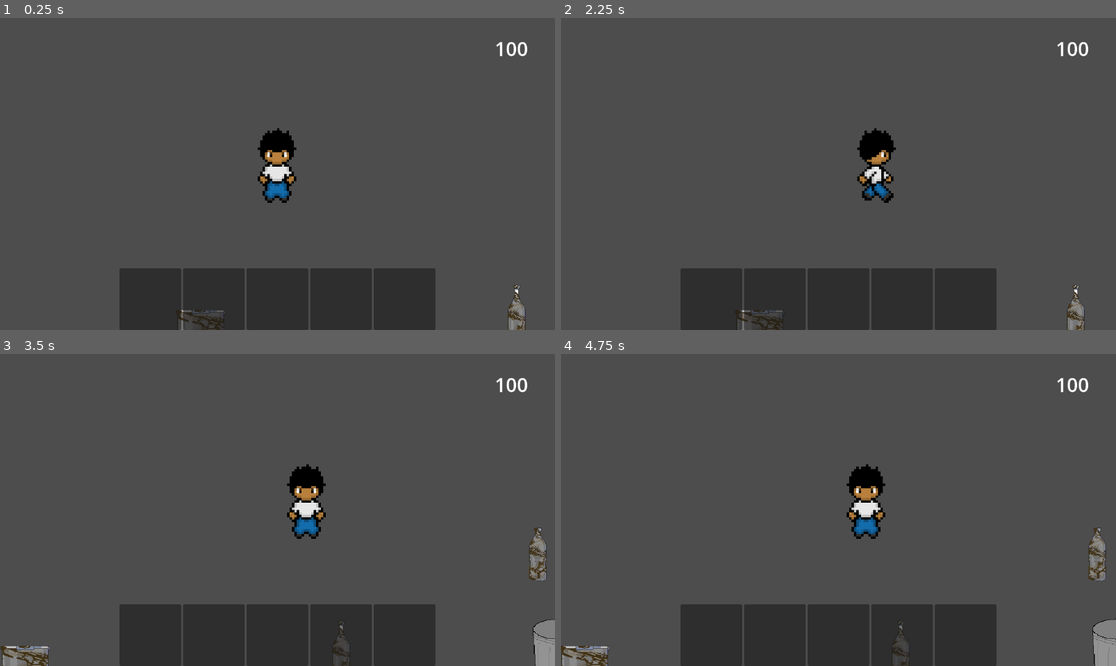
Above: before the commit, frames 1-4 (two rows, left to right).
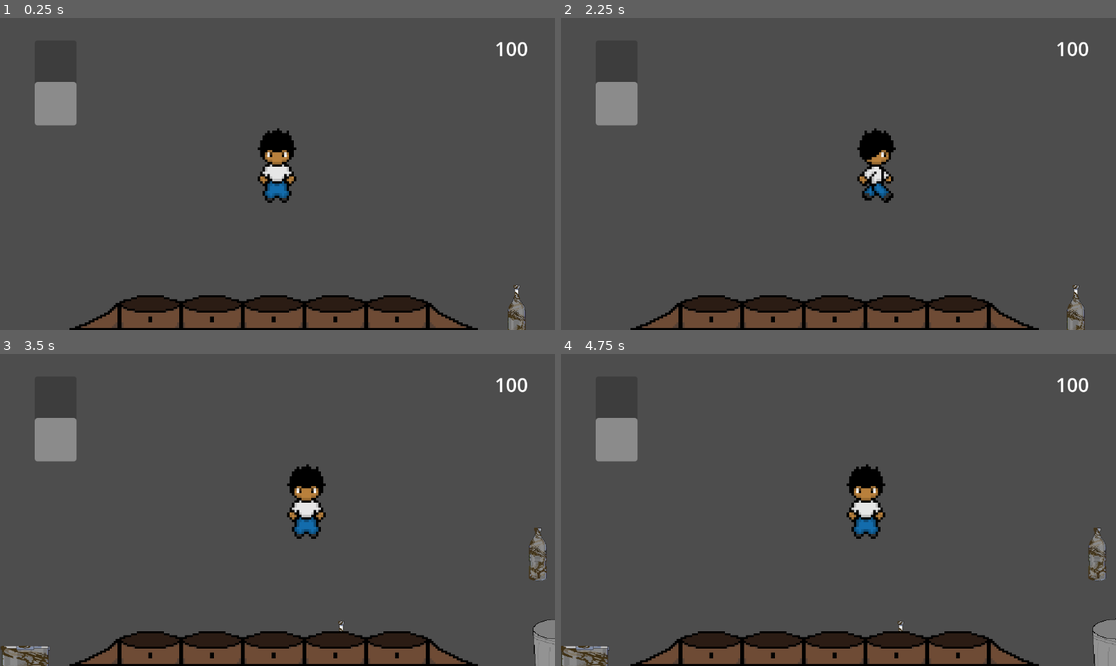
Above: after the commit, the same moments.

Repository: thisotherguyalso/KAILOG-Game
Game: Godot game, scene res://test_scene.tscn
Same seed, same stepped clock (60 frames per second), same inputs: the game is played once before the commit and once after it. This scene is started directly instead of the project's main scene. The engine's default icon, where the game draws it, is replaced by a stand-in: a white triangle on a blue panel in a dark square.
Inputs (mouse positions are in pixels of both pictures, inside the frame that each line leads up to):
- Up to frame 1 (0.25 s): no input
- Up to frame 2 (2.25 s): tap Enter at 0.5, 2 s; drag from (710, 298) to (1077, 314) at 0.52 s; tap Space at 1.25 s; drag from (777, 298) to (1077, 314) at 1.27 s; move the mouse to (838, 298) at 2.02 s; hold Right (ui_right) from 2.03 s (still down); hold Shift (sprint) from 2.03 s (still down); click (838, 298) at 2.17 s
- Up to frame 3 (3.5 s): release Right (ui_right) at 2.75 s; release Shift (sprint) at 2.75 s; drag from (338, 634) to (111, 463) at 2.77 s
- Up to frame 4 (4.75 s): drag from (966, 634) to (866, 510) at 3.52 s; tap Space at 4.25 s; drag from (672, 463) to (583, 650) at 4.27 s

The runs differ from the first frame. In frame 1, 13% of the frame differs, in the area x 6-87%, y 20-100%; in frame 2, 13%; in frame 3, 13%; in frame 4, 13%.

Commit message:
Flood meter fixes

Diff:
--- a/kailog-demo/FloatingItem/floating_item.tscn
+++ b/kailog-demo/FloatingItem/floating_item.tscn
@@ -6,6 +6,7 @@
 radius = 80.0
 
 [node name="FloatingItem" type="Area2D" unique_id=1402307360]
+z_index = 1
 collision_layer = 0
 collision_mask = 8
 script = ExtResource("1_8frwa")
--- a/kailog-demo/Globals/event_bus.gd
+++ b/kailog-demo/Globals/event_bus.gd
@@ -11,3 +11,7 @@
 signal money_changed(amount: float)
 signal item_purchase_requested(cost: float, item: Item)
 signal item_bought()
+
+## Points
+signal points_changed(amount: int)
+signal flood_meter_changed(points: int)
--- a/kailog-demo/Player/player.tscn
+++ b/kailog-demo/Player/player.tscn
@@ -5,7 +5,6 @@
 [ext_resource type="Script" uid="uid://dfju0tl5ha7qc" path="res://Player/movement_component.gd" id="4_gwnis"]
 [ext_resource type="Script" uid="uid://ca8wbfsruak5y" path="res://Player/inventory_component.gd" id="5_k53q1"]
 [ext_resource type="AudioStream" uid="uid://bcfnekkb7s3bs" path="res://Sounds/pickup.mp3" id="5_od3ui"]
-[ext_resource type="Script" uid="uid://xdb8r0rbno84" path="res://Player/money_component.gd" id="6_fhl08"]
 [ext_resource type="Script" uid="uid://dwnfd4bshbiau" path="res://Player/audio_component.gd" id="6_od3ui"]
 [ext_resource type="AudioStream" uid="uid://cil7ybifqbc8a" path="res://Sounds/walking.mp3" id="7_vtle1"]
 
@@ -161,9 +160,6 @@
 [node name="InventoryComponent" type="Node" parent="." unique_id=1940238054]
 script = ExtResource("5_k53q1")
 
-[node name="MoneyComponent" type="Node" parent="." unique_id=161918027]
-script = ExtResource("6_fhl08")
-
 [node name="AudioComponent" type="Node" parent="." unique_id=2009633941]
 script = ExtResource("6_od3ui")
 
--- a/kailog-demo/Stations/shop_station.gd
+++ b/kailog-demo/Stations/shop_station.gd
@@ -19,8 +19,17 @@
 func receive_item(item: Item) -> void:
 	var price := _get_sell_price(item)
 	EventBus.item_sold.emit(price)
+	EventBus.points_changed.emit(check_points(item))
 	$MoneySFX.play(0.50)
 	# TODO: show floating "+$X" feedback.
+
+func check_points(item: Item) -> int:
+	var container := item as ItemContainer
+	if container.state == container.ContainerState.DIRTY:
+		return -1
+	elif container.state == container.ContainerState.CLEAN:
+		return -3
+	return 0
 
 # ── Buying (click) ───────────────────────────────────────────────────────────
 
@@ -36,4 +45,5 @@
 	EventBus.item_purchase_requested.emit(buy_price)
 
 func _on_item_bought():
+
 	_spawn_pickup(item_for_sale)
--- a/kailog-demo/Stations/trash_station.gd
+++ b/kailog-demo/Stations/trash_station.gd
@@ -5,15 +5,20 @@
 @export var dirty_pickups : Array[ItemContainer]
 
 func can_receive(_item: Item) -> bool:
-
 	return true
-
 
 func receive_item(_item: Item) -> void:
 	$TrashSFX.play(0.74)
+	EventBus.points_changed.emit(check_points(_item))
 	# TODO: play destruction particles
-	pass  # Pickup already freed by base class.
 
+func check_points(item: Item) -> int:
+	var container := item as ItemContainer
+	if container.state == container.ContainerState.DIRTY:
+		return -2
+	elif container.state != container.ContainerState.CLEAN:
+		return 1
+	return 0
 
 # ── Getting stuff (click) ───────────────────────────────────────────────────────────
 
--- a/kailog-demo/UI/inventory_ui.tscn
+++ b/kailog-demo/UI/inventory_ui.tscn
@@ -2,6 +2,18 @@
 
 [ext_resource type="Script" uid="uid://ci63sd7yf4avd" path="res://UI/inventory_ui.gd" id="1_l6l0t"]
 [ext_resource type="Script" uid="uid://d02jojpjak33d" path="res://UI/inventory_slot.gd" id="2_dk10o"]
+[ext_resource type="Texture2D" uid="uid://bpy77fiybtxqo" path="res://Assets/UI/inventory_bag_back.png" id="2_t6nog"]
+[ext_resource type="Texture2D" uid="uid://0edh3ou8gguq" path="res://Assets/UI/inventory_bag_front.png" id="4_6128g"]
+
+[sub_resource type="StyleBoxEmpty" id="StyleBoxEmpty_t6nog"]
+
+[sub_resource type="StyleBoxEmpty" id="StyleBoxEmpty_6128g"]
+
+[sub_resource type="StyleBoxEmpty" id="StyleBoxEmpty_7o5sx"]
+
+[sub_resource type="StyleBoxEmpty" id="StyleBoxEmpty_jn8i4"]
+
+[sub_resource type="StyleBoxEmpty" id="StyleBoxEmpty_nygdy"]
 
 [node name="InventoryUI" type="Control" unique_id=67015634]
 layout_mode = 3
@@ -12,6 +24,24 @@
 grow_vertical = 2
 script = ExtResource("1_l6l0t")
 
+[node name="Bag_Back" type="TextureRect" parent="." unique_id=1397476576]
+texture_filter = 1
+custom_minimum_size = Vector2(224, 32)
+layout_mode = 1
+anchors_preset = 7
+anchor_left = 0.5
+anchor_top = 1.0
+anchor_right = 0.5
+anchor_bottom = 1.0
+offset_left = -456.0
+offset_top = -128.0
+offset_right = -232.0
+offset_bottom = -96.0
+grow_horizontal = 2
+grow_vertical = 0
+scale = Vector2(4, 4)
+texture = ExtResource("2_t6nog")
+
 [node name="HBoxContainer" type="HBoxContainer" parent="." unique_id=295920896]
 layout_mode = 1
 anchors_preset = 7
@@ -19,15 +49,17 @@
 anchor_top = 1.0
 anchor_right = 0.5
 anchor_bottom = 1.0
-offset_left = -20.0
-offset_top = -40.0
-offset_right = 20.0
+offset_left = -328.0
+offset_top = -128.0
+offset_right = 328.0
 grow_horizontal = 2
 grow_vertical = 0
+theme_override_constants/separation = 0
 
 [node name="InventorySlot1" type="Panel" parent="HBoxContainer" unique_id=1871777277 groups=["Inventory Slot"]]
 custom_minimum_size = Vector2(128, 128)
 layout_mode = 2
+theme_override_styles/panel = SubResource("StyleBoxEmpty_t6nog")
 script = ExtResource("2_dk10o")
 
 [node name="Icon" type="Sprite2D" parent="HBoxContainer/InventorySlot1" unique_id=1859035815]
@@ -36,6 +68,7 @@
 [node name="InventorySlot2" type="Panel" parent="HBoxContainer" unique_id=276891342 groups=["Inventory Slot"]]
 custom_minimum_size = Vector2(128, 128)
 layout_mode = 2
+theme_override_styles/panel = SubResource("StyleBoxEmpty_6128g")
 script = ExtResource("2_dk10o")
 slot_index = 1
 
@@ -45,6 +78,7 @@
 [node name="InventorySlot3" type="Panel" parent="HBoxContainer" unique_id=6697479 groups=["Inventory Slot"]]
 custom_minimum_size = Vector2(128, 128)
 layout_mode = 2
+theme_override_styles/panel = SubResource("StyleBoxEmpty_7o5sx")
 script = ExtResource("2_dk10o")
 slot_index = 2
 
@@ -54,6 +88,7 @@
 [node name="InventorySlot4" type="Panel" parent="HBoxContainer" unique_id=1799704531 groups=["Inventory Slot"]]
 custom_minimum_size = Vector2(128, 128)
 layout_mode = 2
+theme_override_styles/panel = SubResource("StyleBoxEmpty_jn8i4")
 script = ExtResource("2_dk10o")
 slot_index = 3
 
@@ -63,8 +98,28 @@
 [node name="InventorySlot5" type="Panel" parent="HBoxContainer" unique_id=1955135522 groups=["Inventory Slot"]]
 custom_minimum_size = Vector2(128, 128)
 layout_mode = 2
+theme_override_styles/panel = SubResource("StyleBoxEmpty_nygdy")
 script = ExtResource("2_dk10o")
 slot_index = 4
 
 [node name="Icon" type="Sprite2D" parent="HBoxContainer/InventorySlot5" unique_id=443197663]
 offset = Vector2(64, 64)
+
+[node name="Bag_Front" type="TextureRect" parent="." unique_id=2118825546]
+texture_filter = 1
+custom_minimum_size = Vector2(224, 32)
+layout_mode = 1
+anchors_preset = 7
+anchor_left = 0.5
+anchor_top = 1.0
+anchor_right = 0.5
+anchor_bottom = 1.0
+offset_left = -456.0
+offset_top = -128.0
+offset_right = -232.0
+offset_bottom = -96.0
+grow_horizontal = 2
+grow_vertical = 0
+scale = Vector2(4, 4)
+mouse_filter = 2
+texture = ExtResource("4_6128g")
--- /dev/null
+++ b/kailog-demo/flood_meter_ui.gd
@@ -0,0 +1,12 @@
+extends ProgressBar
+
+@export var maximum : int = 20
+
+func _ready() -> void:
+	max_value = maximum
+	value = max_value/2
+	EventBus.flood_meter_changed.connect(_on_flood_meter_changed)
+
+func _on_flood_meter_changed(points: int) -> void:
+	var tween := create_tween().set_ease(Tween.EASE_OUT).set_trans(Tween.TRANS_SPRING)
+	tween.tween_property(self, "value", points, 0.5)
--- a/kailog-demo/money_ui.gd
+++ b/kailog-demo/money_ui.gd
@@ -1,9 +1,7 @@
-extends Control
-
-@onready var money_text = $MoneyText
+extends Label
 
 func _ready():
 	EventBus.money_changed.connect(_on_money_changed)
 
 func _on_money_changed(amount: float):
-	money_text.text = str(amount)
+	text = str(amount)
--- /dev/null
+++ b/kailog-demo/points_component.gd
@@ -0,0 +1,11 @@
+class_name PointsComponent
+extends Node
+
+var points: int = 10
+
+func _ready() -> void:
+	EventBus.points_changed.connect(_on_points_changed)
+
+func _on_points_changed(amount: int) -> void:
+	points += amount
+	EventBus.flood_meter_changed.emit(points)
--- a/kailog-demo/test_scene.tscn
+++ b/kailog-demo/test_scene.tscn
@@ -1,11 +1,14 @@
 [gd_scene format=3 uid="uid://djoreradn574t"]
 
+[ext_resource type="Script" uid="uid://xdb8r0rbno84" path="res://Player/money_component.gd" id="1_8fq6b"]
 [ext_resource type="PackedScene" uid="uid://dnu7owqmlf0q4" path="res://UI/inventory_ui.tscn" id="1_ia1lp"]
 [ext_resource type="PackedScene" uid="uid://djbhktkxeugd" path="res://Player/player.tscn" id="1_uhqqe"]
 [ext_resource type="Script" uid="uid://dk4q5v5ffjahw" path="res://money_ui.gd" id="2_7kp7o"]
+[ext_resource type="Script" uid="uid://vqpown3x2nmd" path="res://points_component.gd" id="2_oy8sc"]
 [ext_resource type="PackedScene" uid="uid://dso3mgafdk2v0" path="res://Pickups/pickup_dirty_glass_bottle.tscn" id="3_2nij2"]
 [ext_resource type="Texture2D" uid="uid://dhwyuqnivxrj0" path="res://Assets/Items/glass bottle clean.png" id="4_5qgi0"]
 [ext_resource type="PackedScene" uid="uid://doj87k5vv6hlq" path="res://Pickups/pickup_dirty_plastic_bottle.tscn" id="4_7cbxl"]
+[ext_resource type="Script" uid="uid://di64p5phgnj43" path="res://flood_meter_ui.gd" id="5_2nf64"]
 [ext_resource type="Texture2D" uid="uid://b7gvj14lck7pu" path="res://Assets/Items/glass bottle oil bought.png" id="5_7kp7o"]
 [ext_resource type="PackedScene" uid="uid://bedkowog44pxi" path="res://Pickups/pickup_dirty_tupperware.tscn" id="5_8pr8v"]
 [ext_resource type="PackedScene" uid="uid://688p861i1tfi" path="res://Stations/cleaning_station.tscn" id="6_4gito"]
@@ -156,23 +159,20 @@
 [node name="TestScene" type="Node2D" unique_id=129317555]
 y_sort_enabled = true
 
-[node name="CanvasLayer" type="CanvasLayer" parent="." unique_id=863897339]
-
-[node name="InventoryUI" parent="CanvasLayer" unique_id=67015634 instance=ExtResource("1_ia1lp")]
+[node name="GameManager" type="Node" parent="." unique_id=2012746634]
+
+[node name="MoneyComponent" type="Node" parent="GameManager" unique_id=1971624313]
+script = ExtResource("1_8fq6b")
+
+[node name="PointsComponent" type="Node" parent="GameManager" unique_id=666897618]
+script = ExtResource("2_oy8sc")
+
+[node name="PlayerUICanvas" type="CanvasLayer" parent="." unique_id=863897339]
+
+[node name="InventoryUI" parent="PlayerUICanvas" unique_id=67015634 instance=ExtResource("1_ia1lp")]
 mouse_filter = 2
 
-[node name="MoneyUI" type="Control" parent="CanvasLayer" unique_id=652758070]
-layout_mode = 3
-anchors_preset = 15
-anchor_right = 1.0
-anchor_bottom = 1.0
-grow_horizontal = 2
-grow_vertical = 2
-mouse_filter = 2
-script = ExtResource("2_7kp7o")
-
-[node name="MoneyText" type="Label" parent="CanvasLayer/MoneyUI" unique_id=848103878]
-layout_mode = 1
+[node name="MoneyUI" type="Label" parent="PlayerUICanvas" unique_id=848103878]
 anchors_preset = 1
 anchor_left = 1.0
 anchor_right = 1.0
@@ -183,6 +183,16 @@
 grow_horizontal = 0
 theme_override_font_sizes/font_size = 40
 text = "100"
+script = ExtResource("2_7kp7o")
+
+[node name="FloodMeterUI" type="ProgressBar" parent="PlayerUICanvas" unique_id=124495635]
+offset_left = 72.0
+offset_top = 223.0
+offset_right = 248.30081
+offset_bottom = 309.9749
+rotation = -1.5707964
+show_percentage = false
+script = ExtResource("5_2nf64")
 
 [node name="Player" parent="." unique_id=1861928323 instance=ExtResource("1_uhqqe")]
 
Binary file added: kailog-demo/Assets/UI/inventory_bag_back.png
Not shown, added: kailog-demo/Assets/UI/inventory_bag_back.png.import
Binary file added: kailog-demo/Assets/UI/inventory_bag_front.png
Not shown, added: kailog-demo/Assets/UI/inventory_bag_front.png.import
Not shown, added: kailog-demo/flood_meter_ui.gd.uid
Not shown, added: kailog-demo/points_component.gd.uid
Not shown, added: Krita Assets/inventory_bag.kra
Not shown, added: Krita Assets/inventory_bag.kra~
Not shown, added: kailog-demo/Assets/UI/inventory_bag_back.png~
Not shown, added: kailog-demo/Assets/UI/inventory_bag_front.png~
